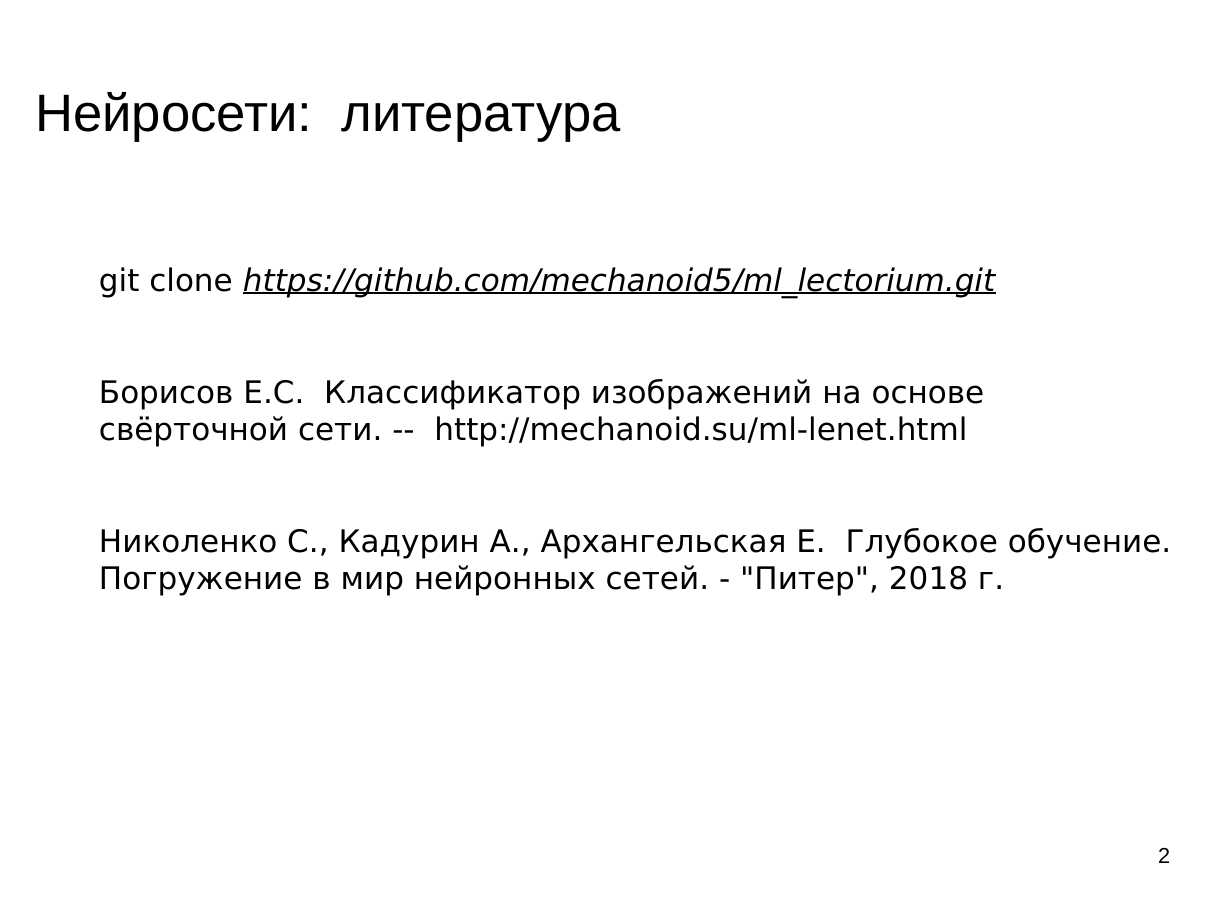
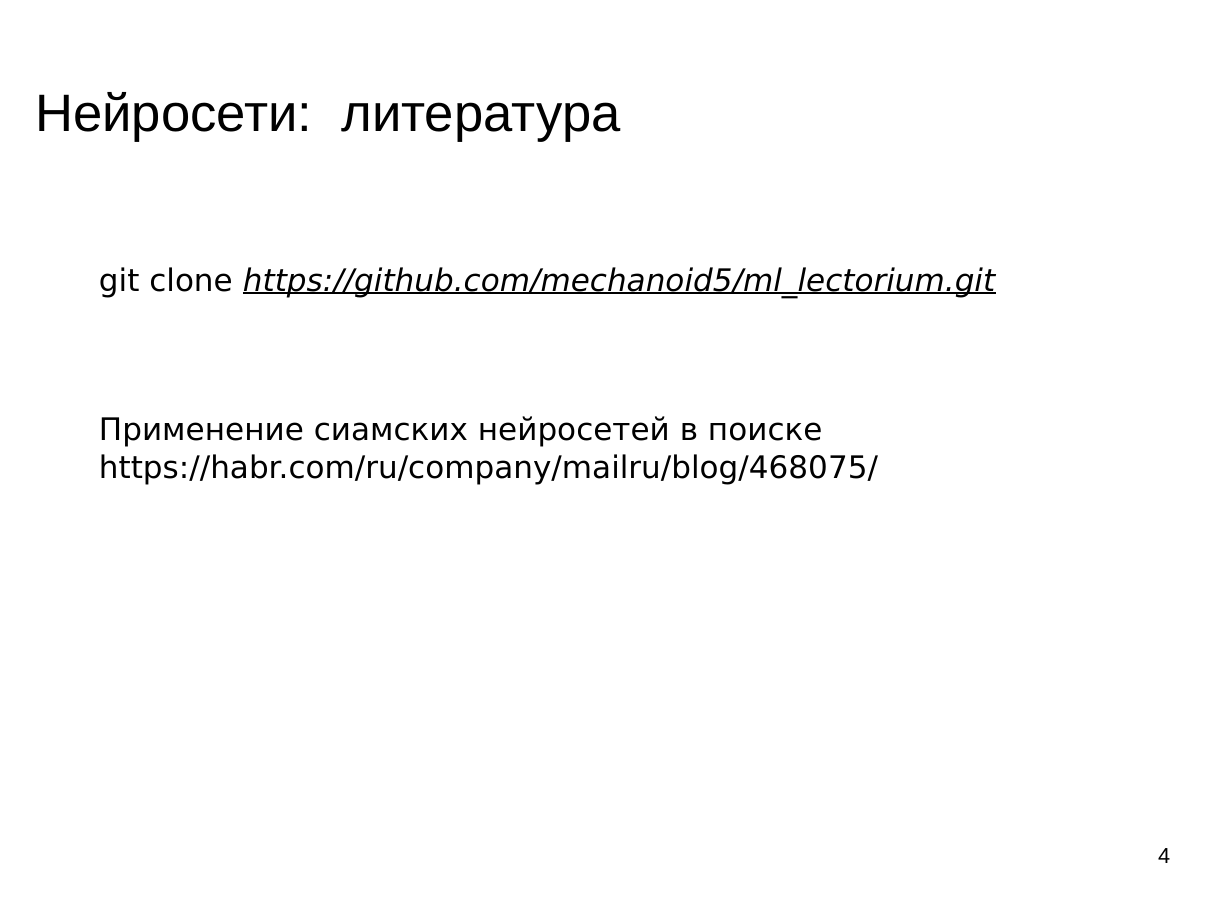
Before and after one commit to mechanoid5/ml_lectorium_legacy, a slide deck: slide 4 of 23-siamese.odp (slide 2 before the commit). Drawn at 1232x924 pixels with LibreOffice and Linux fonts; fonts in the diff are those of the drawing; background and template pictures are left out. Boxes give left, top, right and bottom in pixels: in the first picture for what was removed or moved away, otherwise in the second. Text is boxed around its words. In the diff, an @@ line names an element or a change of style, - is before the commit and + after.

```diff
--- a/23-siamese.odp
+++ b/23-siamese.odp
@@ text at (99,416,878,484): text changed @@
-Борисов Е.С. Классификатор изображений на основе свёрточной сети. -- http://mechanoid.su/ml-lenet.html
-Николенко С., Кадурин А., Архангельская Е. Глубокое обучение. Погружение в мир нейронных сетей. - "Питер", 2018 г.
+Применение сиамских нейросетей в поиске
+https://habr.com/ru/company/mailru/blog/468075/
@@ page number at (1158,848,1170,863): text changed @@
-2
+4
```
Also in this commit, not shown: 2 slides added, 7 other files.
